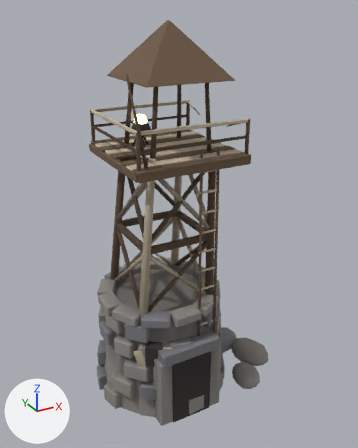
The glTF model public/assets/models/watchtower.glb, before and after one commit.
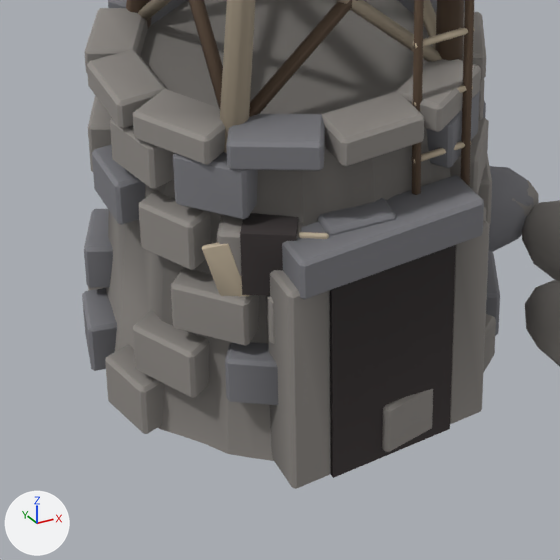
Each version appears first whole from a 50 mm lens placed at (-6.1, -12.38, 11.78), pointed at (0.85, 0.24, 5.47), and next in a close-up on the part from 20% to 68% of the width and 62% to 100% of the height. Lighting does not change. The marker at lower left points along +X, +Y and +Z. The older version's two pictures come first. Vertices at exactly the same position are counted once.

Before the edit, the objects in view are built like this:
```python
me_watchtower_drum = bpy.data.meshes.new('watchtower_drum')
me_watchtower_drum.from_pydata(...)  # 3478 vertices, 6348 faces; spans x -2.18..3.96, y -2.19..2.99, z -0.21..11.45
# faces by material slot: [2284, 1236, 208, 1072, 1468, 80]
me_watchtower_drum.materials.append(mat_rock_grey)
me_watchtower_drum.materials.append(mat_rock_dark)
me_watchtower_drum.materials.append(mat_char_black)
me_watchtower_drum.materials.append(mat_wood_bleached)
me_watchtower_drum.materials.append(mat_wood_dark)
me_watchtower_drum.materials.append(mat_lantern_glass)
ob_watchtower = bpy.data.objects.new('watchtower', me_watchtower_drum)
ob_watchtower.location = (0.0, 0.0, 0.0)
```
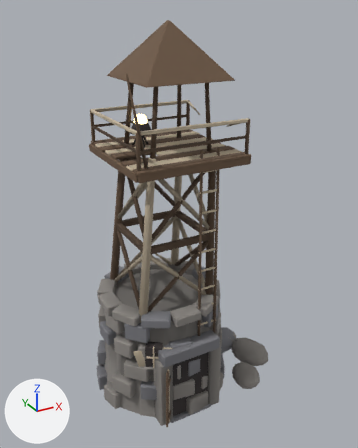
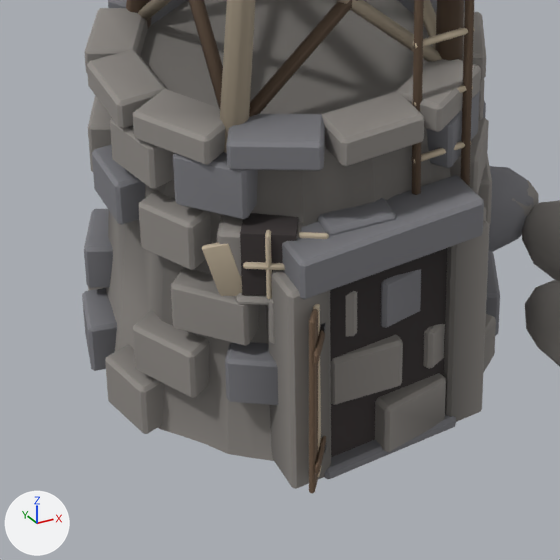
What changed in the scene script:
```text
Add mat_metal_iron:
    mat_metal_iron = bpy.data.materials.new('Metal_Iron')
    # nodes: BsdfPrincipled, Mix, OutputMaterial, VertexColor
    # colours: dark grey #616165, mixed with the vertex colours
Change me_watchtower_drum:
    used by ob_watchtower; location = (0.0, 0.0, 0.0)
    remove me_watchtower_drum.from_pydata(...)  # 3478 vertices, 6348 faces; spans x -2.18..3.96, y -2.19..2.99, z -0.21..11.45
    add me_watchtower_drum.from_pydata(...)  # 3710 vertices, 6768 faces; spans x -2.18..3.96, y -2.4..2.99, z -0.21..11.45
    me_watchtower_drum part 1: the loose piece of 8 vertices spanning x -0.65..0.65, y -2.13..-1.43, z 0.0..2.3 is moved by (0.0, 0.12, 0.0)
    me_watchtower_drum part 2
    202 vertices are added at x -1.33..0.73, y -2.4..-1.37, z -0.01..2.71
    16 new vertices lie (0.0, 0.0, 0.1) away from vertices in x -0.97..-0.59, y -2.4..-1.93, z 0.43..1.71
    8 new vertices lie (0.21, 0.27, 0.0) away from vertices in x -0.78..-0.75, y -2.16..-2.14, z 0.38..1.86
    6 new vertices lie (0.0, 0.0, 0.07) away from vertices in x -0.73..0.73, y -2.15..-1.69, z 0.02..0.03
    44 new faces join them, mat_rock_grey
    44 new faces join them, mat_rock_dark
    176 new faces join them, mat_wood_dark
    132 new faces join them, mat_wood_bleached
    24 new faces join them, mat_metal_iron
    me_watchtower_drum part 3: 163 kept faces spanning x -1.76..1.55, y -2.19..-1.06, z 0.0..2.69 get new vertex colours
    add me_watchtower_drum.materials.append(mat_metal_iron)
```

Pixel boxes [x1, y1, x2, y2] of what changed, in the close-ups (560 x 560 px; the box of a moved part takes in the faces that stretch with it):
'watchtower', reshaped: before [82, 0, 560, 489]; after [82, 0, 560, 493]
part 1 of me_watchtower_drum, moved or reshaped: before [330, 245, 456, 478]; after [330, 248, 448, 457]
part 2 of me_watchtower_drum, added: after [236, 230, 456, 493]
part 3 of me_watchtower_drum, edited (looks the same): [172, 219, 481, 488] in both
